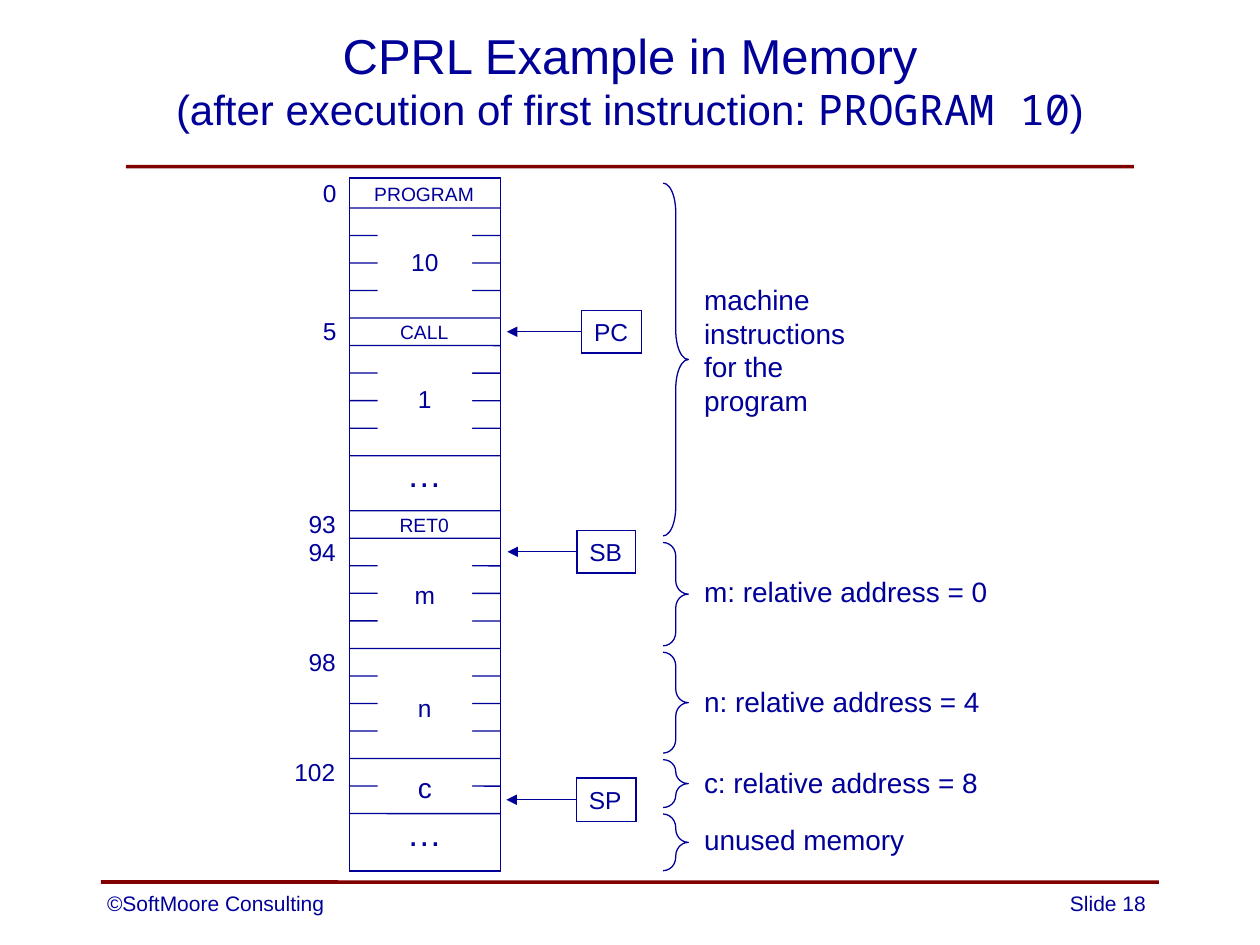
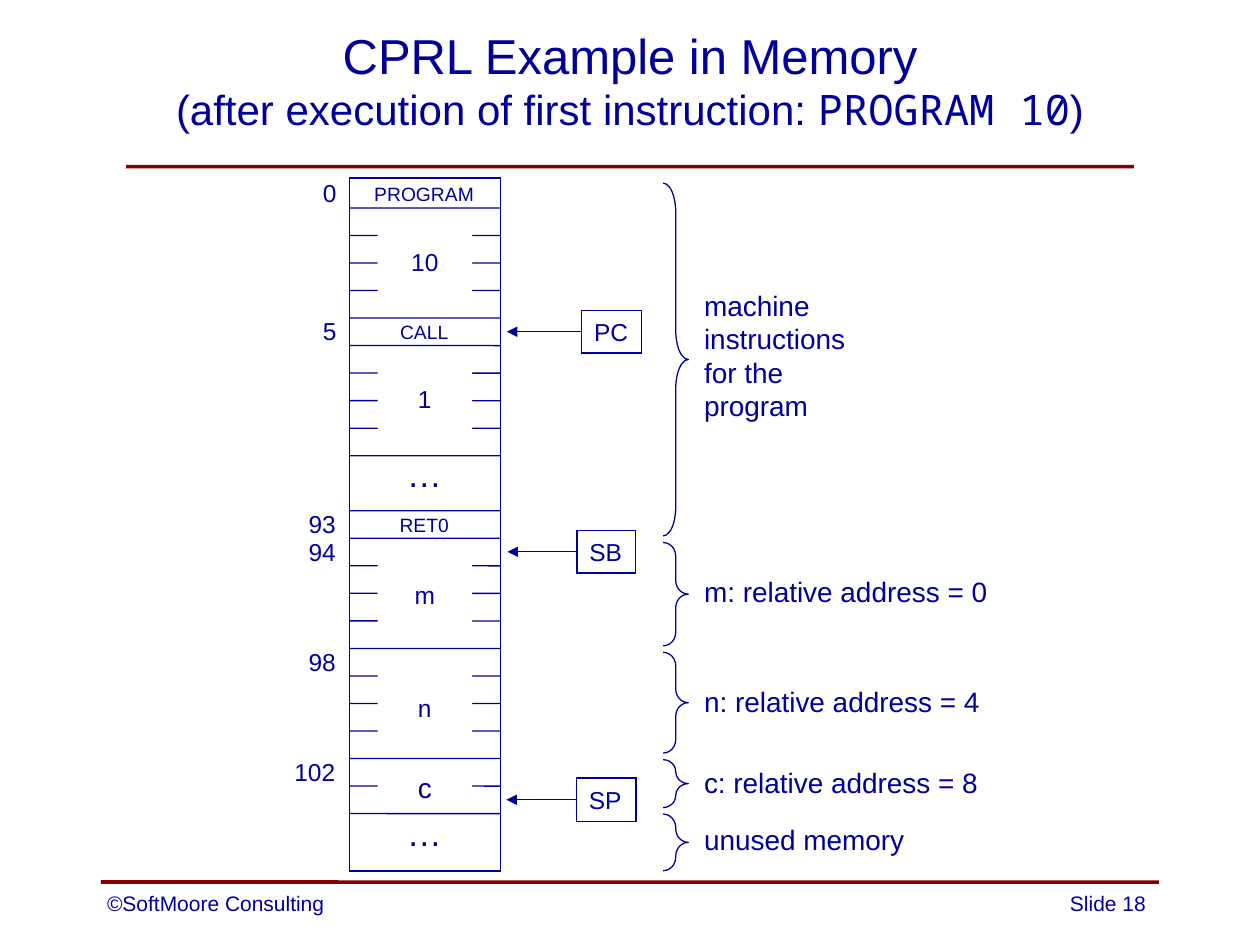
Before and after one commit to SoftMoore/CPRL-Kt-2nd, a slide deck: slide 18 of PowerPoints/10 - CVM.pptx. Drawn at 1260x945 pixels with LibreOffice and Linux fonts; fonts in the diff are those of the drawing. Boxes give left, top, right and bottom in pixels: in the first picture for what was removed or moved away, otherwise in the second. Text is boxed around its words. In the diff, an @@ line names an element or a change of style, - is before the commit and + after.

Commit message:
minor updates to a few slides

```diff
--- a/PowerPoints/10 - CVM.pptx
+++ b/PowerPoints/10 - CVM.pptx
@@ text "machine" moved from (x1=704, y1=289, x2=845, y2=416) to (x1=704, y1=295, x2=845, y2=422) @@
```
Also in this commit, not shown: 7 other files.
